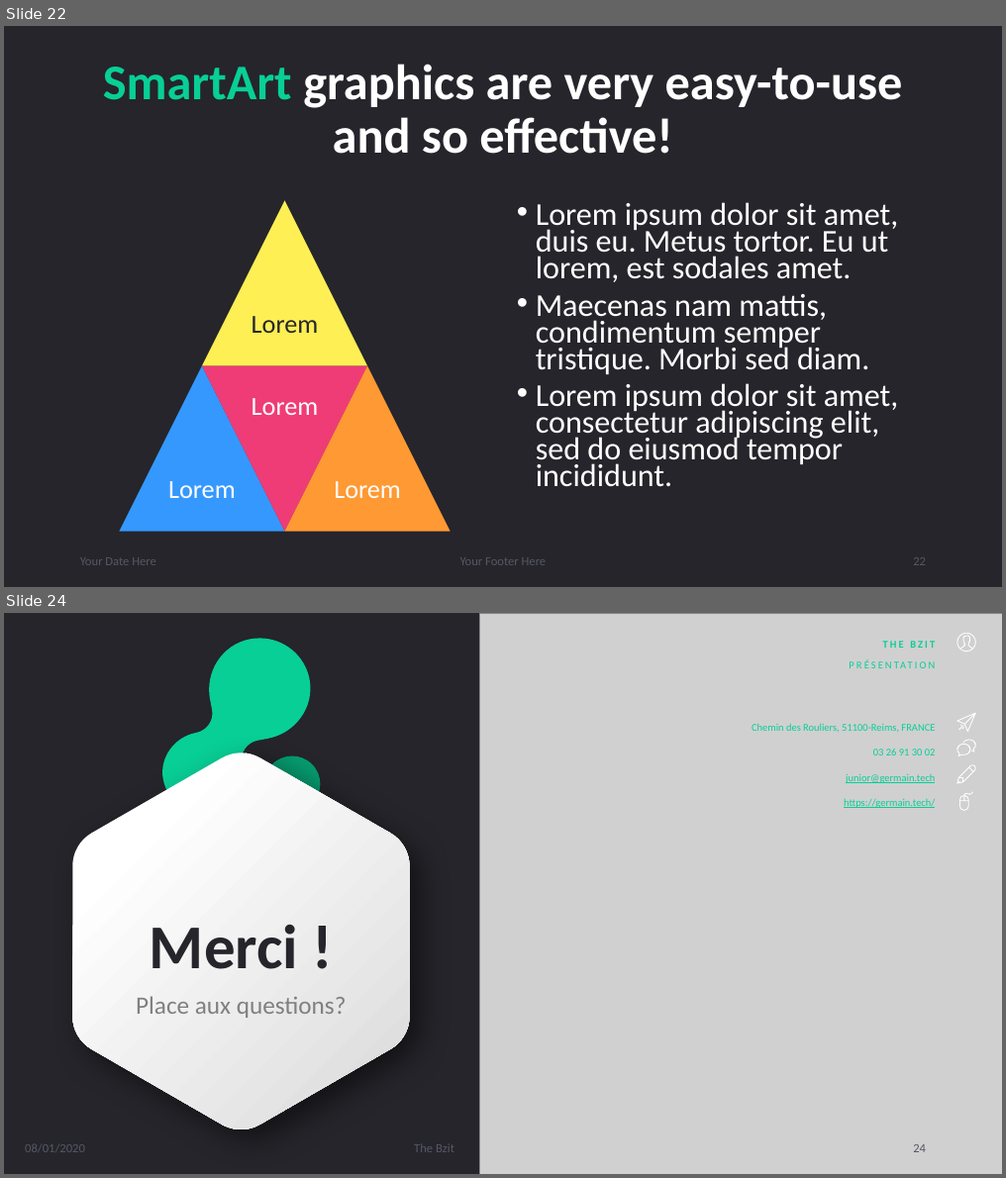
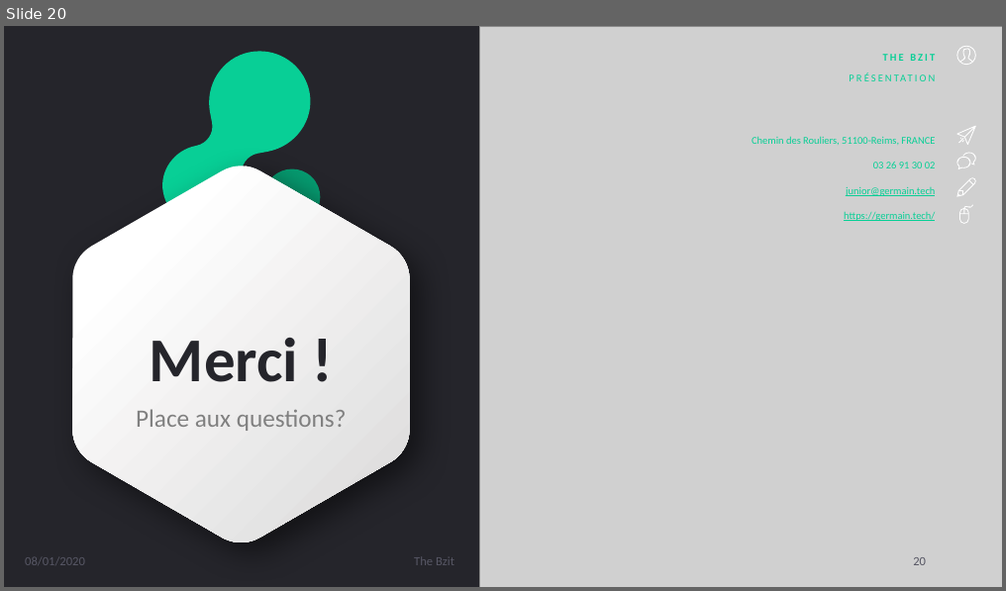
Before and after one commit to djuhnix/projet-s3, a slide deck: docs/Présentation projet soutenance.pptx. Shown one above the other, each under a label of ours: slides 22 and 24 before the commit, slide 20 after it; the slides between them are not shown. The pictures are 1006x1178 and 1006x591 pixels, drawn with LibreOffice and Linux fonts; fonts in the diff are those of the drawing; grey boxes stand for pictures. Boxes give left, top, right and bottom in pixels: in the first picture for what was removed or moved away, otherwise in the second. Text is boxed around its words. In the diff, an @@ line names an element or a change of style, - is before the commit and + after.

```diff
--- a/docs/Présentation projet soutenance.pptx
+++ b/docs/Présentation projet soutenance.pptx
@@ slide 22 removed at bbox=[4, 26, 1002, 587], background #25252B @@
@@ title removed at bbox=[103, 64, 903, 154] @@
-SmartArt graphics are very easy-to-use and so effective!
@@ text removed at bbox=[536, 202, 899, 487] @@
-• Lorem ipsum dolor sit amet, duis eu. Metus tortor. Eu ut lorem, est sodales amet.
-• Maecenas nam mattis, condimentum semper tristique. Morbi sed diam.
-• Lorem ipsum dolor sit amet, consectetur adipiscing elit, sed do eiusmod tempor incididunt.
@@ group removed at bbox=[119, 200, 450, 531]: 4 triangles, 4 texts @@
-Lorem
-Lorem
-Lorem
-Lorem
@@ text removed at bbox=[80, 558, 156, 566] @@
-Your Date Here
@@ text removed at bbox=[460, 558, 547, 566] @@
-Your Footer Here
@@ page number removed at bbox=[913, 558, 926, 566] @@
-22
@@ what was slide 24 is now slide 20 @@
@@ page number at bbox=[913, 558, 926, 566]: text changed @@
-24
+20
```
Also in this commit, not shown: 7 slides changed, 5 slides added, 8 other slides removed, 3 other files.
